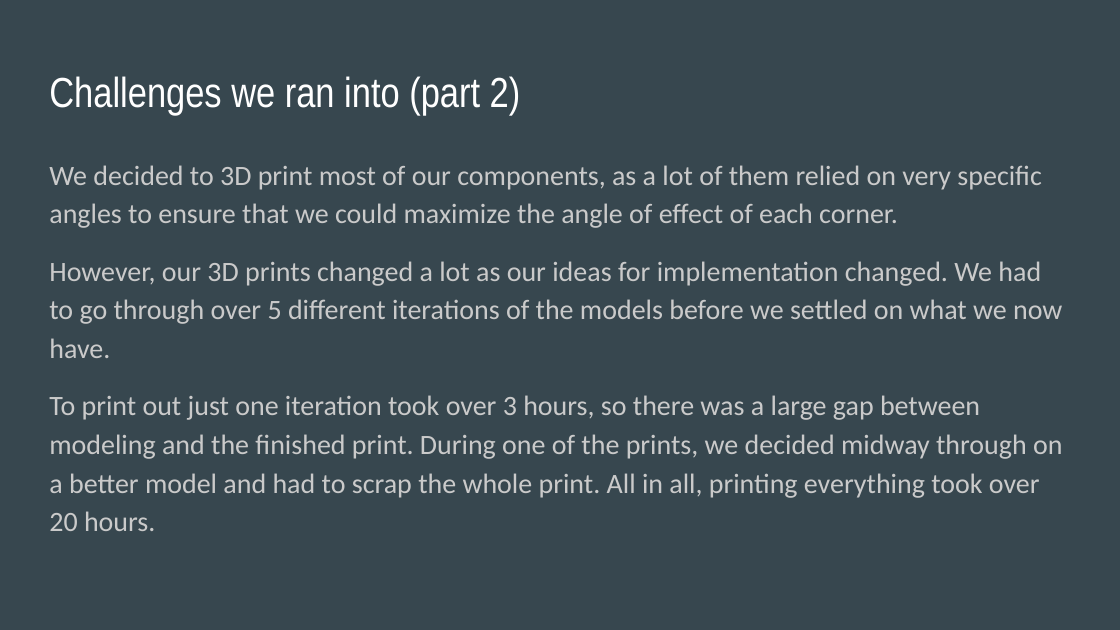
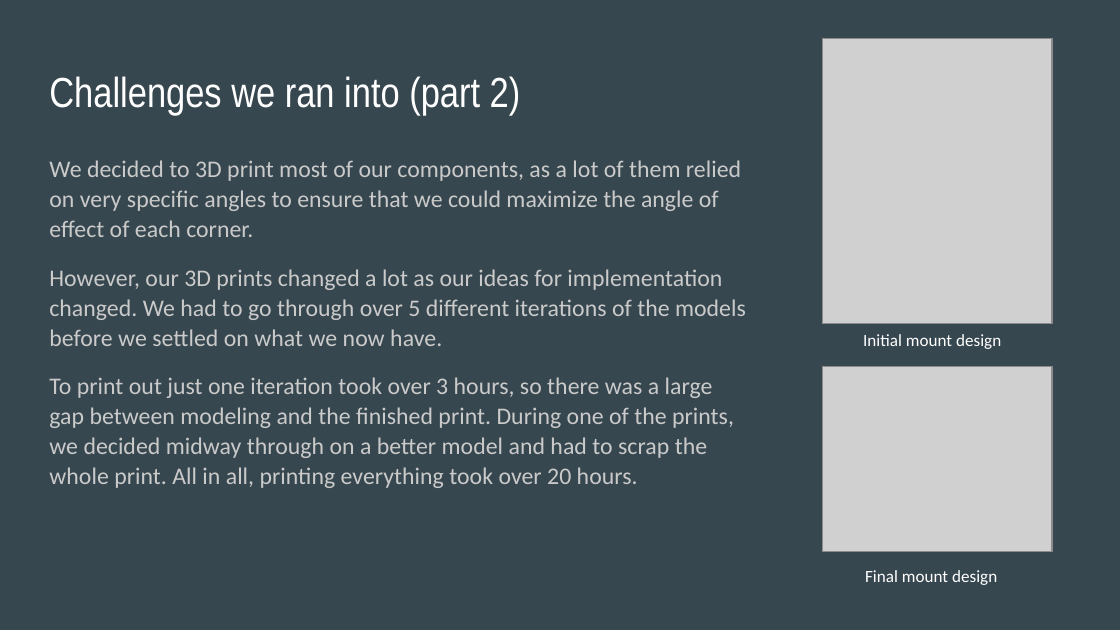
Before and after one commit to Fejiberglibstein/arduino-paint, a slide deck: slide 6 of documentation/slides.pptx. Drawn at 1120x630 pixels with LibreOffice and Linux fonts; fonts in the diff are those of the drawing; grey boxes stand for pictures. Boxes give left, top, right and bottom in pixels: in the first picture for what was removed or moved away, otherwise in the second. Text is boxed around its words. In the diff, an @@ line names an element or a change of style, - is before the commit and + after.

Commit message:
Updated slides and models

```diff
--- a/documentation/slides.pptx
+++ b/documentation/slides.pptx
@@ picture added at bbox=[822, 38, 1052, 324] @@
@@ text "We decided to 3D print ..." at bbox=[49, 160, 746, 488]: size 18 to 15.3 pt; line spacing 1.15 to 1.05 @@
@@ text added at bbox=[863, 334, 1001, 349], 11 pt, text #FFFFFF @@
+Initial mount design
@@ picture added at bbox=[822, 366, 1052, 551] @@
@@ text added at bbox=[865, 570, 997, 585], 11 pt, text #FFFFFF @@
+Final mount design
```
Also in this commit, not shown: 3 other slides changed, 4 other files.
